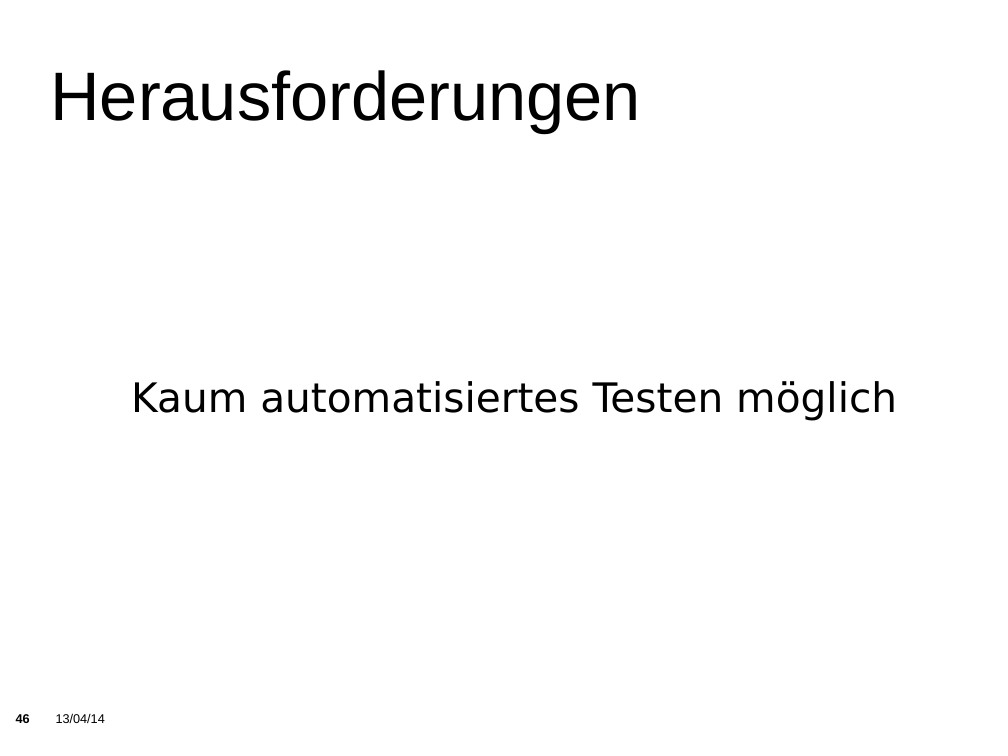
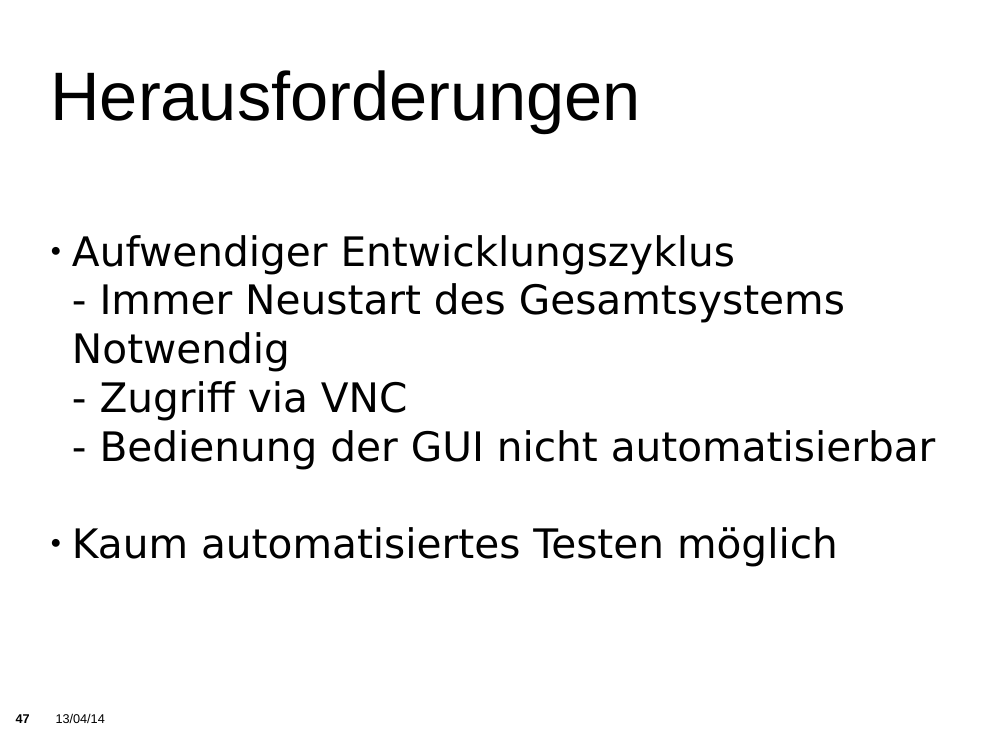
Before and after one commit to KITrokopter/Presentation, a slide deck: slide 47 of PresentationInTotal v0.1.odp (slide 46 before the commit). Drawn at 1008x756 pixels with LibreOffice and Linux fonts; fonts in the diff are those of the drawing; background and template pictures are left out. Boxes give left, top, right and bottom in pixels: in the first picture for what was removed or moved away, otherwise in the second. Text is boxed around its words. In the diff, an @@ line names an element or a change of style, - is before the commit and + after.

```diff
--- a/PresentationInTotal v0.1.odp
+++ b/PresentationInTotal v0.1.odp
@@ subtitle at (72, 235, 936, 469): paragraphs added @@
+● Aufwendiger Entwicklungszyklus
+- Immer Neustart des Gesamtsystems Notwendig
+- Zugriff via VNC
+- Bedienung der GUI nicht automatisierbar
@@ subtitle at (72, 527, 838, 567): alignment centre to left; bullet none to ● @@
@@ page number at (16, 714, 30, 723): text changed @@
-46
+47
```
Also in this commit, not shown: 18 other slides changed, 9 slides added, 4 slides removed.
